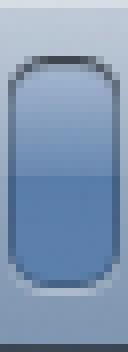
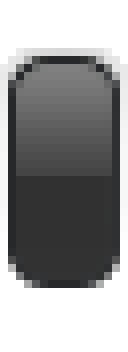
The second 128 × 352 image is a revision of the first. Changes to its layers:
added layer "black" above "gray" over bbox(0, 48, 128, 296)
added layer "gray" above "Layer 2" over bbox(0, 48, 128, 296)
hid "Layer 2" over bbox(0, 0, 128, 352)
hid "Background" over bbox(0, 0, 128, 352)
